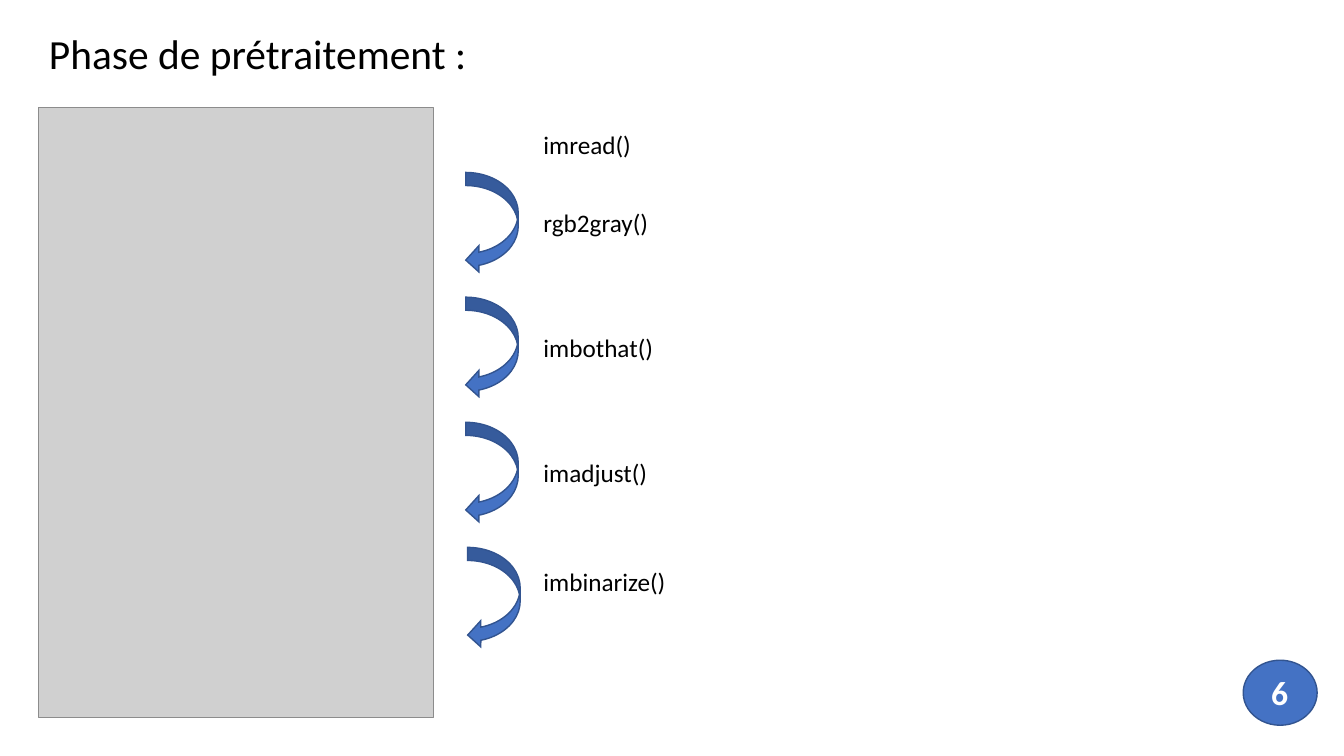
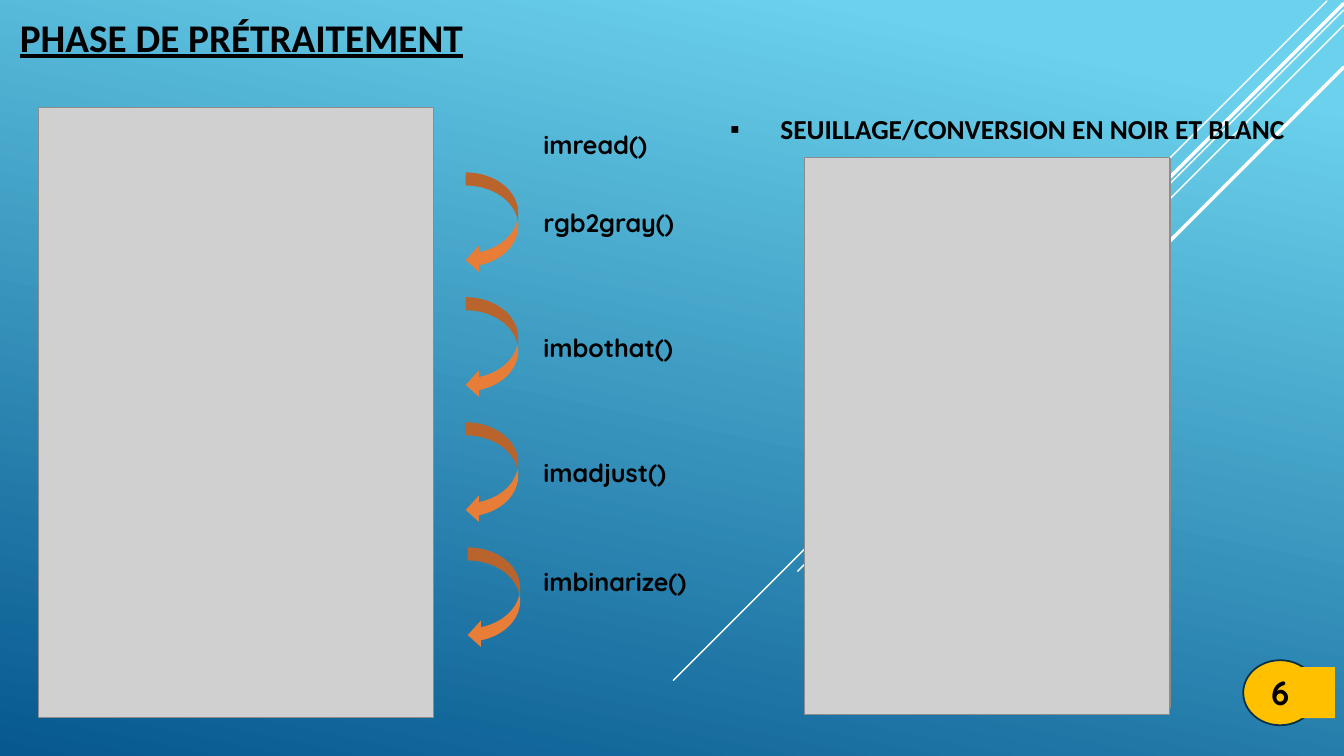
Before and after one commit to gmetras2001/EAN13-Barcode-Reader, a slide deck: slide 7 of Notre rapport/diapo code-barres.pptx. Drawn at 1344x756 pixels with LibreOffice and Linux fonts; fonts in the diff are those of the drawing; grey boxes stand for pictures. Boxes give left, top, right and bottom in pixels: in the first picture for what was removed or moved away, otherwise in the second. Text is boxed around its words. In the diff, an @@ line names an element or a change of style, - is before the commit and + after.

```diff
--- a/Notre rapport/diapo code-barres.pptx
+++ b/Notre rapport/diapo code-barres.pptx
@@ background #FFFFFF to gradient #6ED2EB to #06588E @@
@@ text at bbox=[20, 19, 462, 58]: text changed; size 29.6 to 28 pt; bold on @@
-Phase de prétraitement :
+PHASE DE PRÉTRAITEMENT
@@ line added from (1344, 10) to (674, 681), #FFFFFF 1 pt @@
@@ line added from (1344, 25) to (798, 572), #FFFFFF 1 pt @@
@@ line added from (1344, 4) to (809, 538), #FFFFFF 2.5 pt @@
@@ line added from (1327, 1) to (907, 421), #FFFFFF 1 pt @@
@@ line added from (1344, 68) to (865, 546), #FFFFFF 2.5 pt @@
@@ text added at bbox=[780, 117, 1284, 146], 19.6 pt, text #000000, bold @@
+▪ SEUILLAGE/CONVERSION EN NOIR ET BLANC
@@ picture added at bbox=[806, 159, 1171, 709] @@
@@ picture added at bbox=[806, 157, 1171, 715] @@
@@ fill #4472C4 to #E87D37; outline #325491 1 pt to none in 4 elements at bbox=[466, 172, 518, 273], bbox=[466, 297, 518, 398], bbox=[466, 422, 518, 523], bbox=[468, 547, 520, 648] @@
@@ font Calibri to Quicksand, bold on in 5 elements at bbox=[543, 135, 647, 159], bbox=[543, 213, 673, 237], bbox=[543, 338, 672, 362], bbox=[543, 463, 666, 487], bbox=[543, 572, 686, 596] @@
@@ ellipse at bbox=[1243, 660, 1317, 726]: fill #4472C4 to #FFC000; outline #325491 1 pt to #043148 1.25 pt @@
@@ rectangle "6": place and size @@
-rectangle "6" at bbox=[1271, 682, 1288, 706]
+rectangle "6" at bbox=[1261, 667, 1335, 718]
@@ rectangle "6" at bbox=[1261, 667, 1335, 718]: font Calibri to Quicksand, text colour #FFFFFF to #000000; fill none to #FFC000 @@
```
Also in this commit, not shown: 14 other slides changed.
